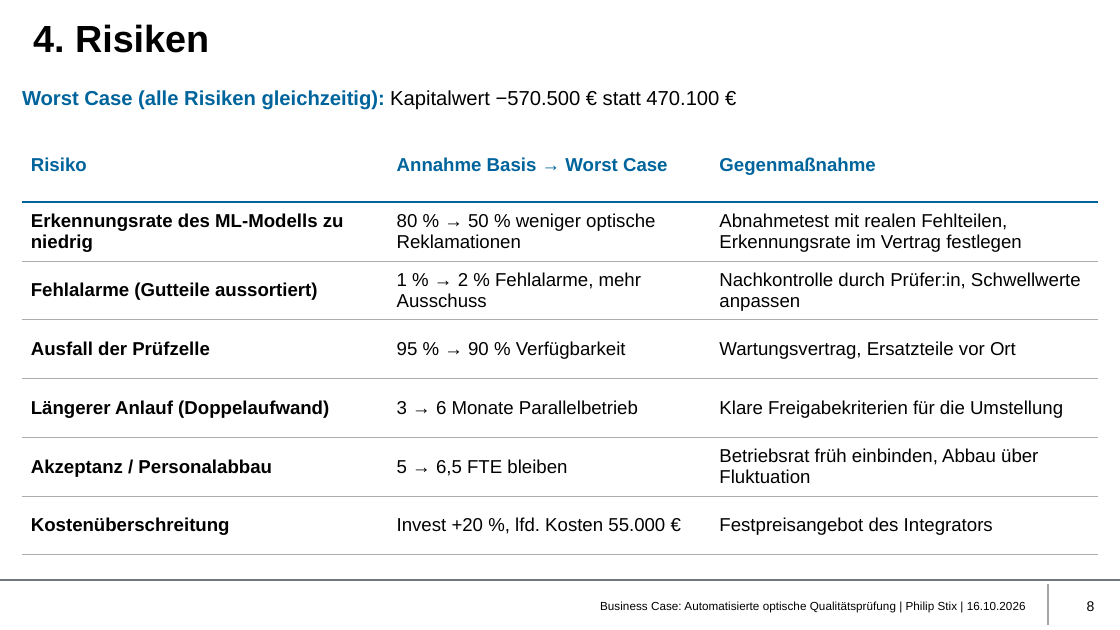
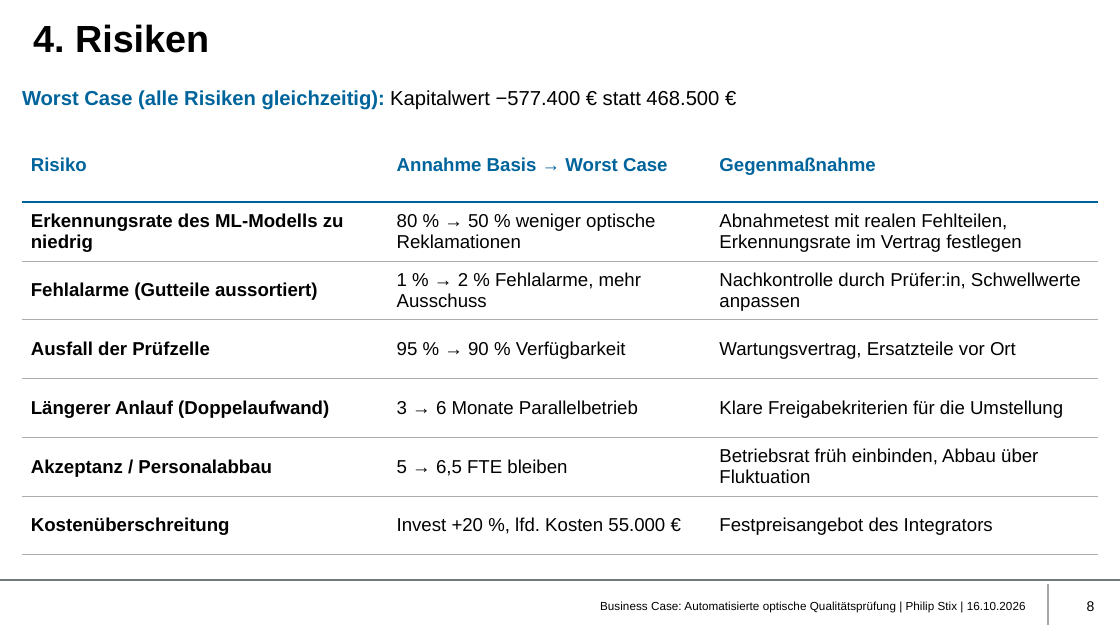
Before and after one commit to philip-stack/MRE3-bGUS, a slide deck: slide 8 of 01 Abgabe/Business Case Qualitätsprüfung - Philip Stix.pptx. Drawn at 1120x630 pixels with LibreOffice and Linux fonts; fonts in the diff are those of the drawing; background and template pictures are left out. Boxes give left, top, right and bottom in pixels: in the first picture for what was removed or moved away, otherwise in the second. Text is boxed around its words. In the diff, an @@ line names an element or a change of style, - is before the commit and + after.

Commit message:
Schulung 12 Personen, Worst Case exakt +20 %, neue Folie mit Amortisations- und Nutzendiagramm

```diff
--- a/01 Abgabe/Business Case Qualitätsprüfung - Philip Stix.pptx
+++ b/01 Abgabe/Business Case Qualitätsprüfung - Philip Stix.pptx
@@ text at [22, 90, 719, 110]: text changed @@
-Worst Case (alle Risiken gleichzeitig): Kapitalwert −570.500 € statt 470.100 €
+Worst Case (alle Risiken gleichzeitig): Kapitalwert −577.400 € statt 468.500 €
```
Also in this commit, not shown: 4 other slides changed, 1 slide added, 2 other files.
